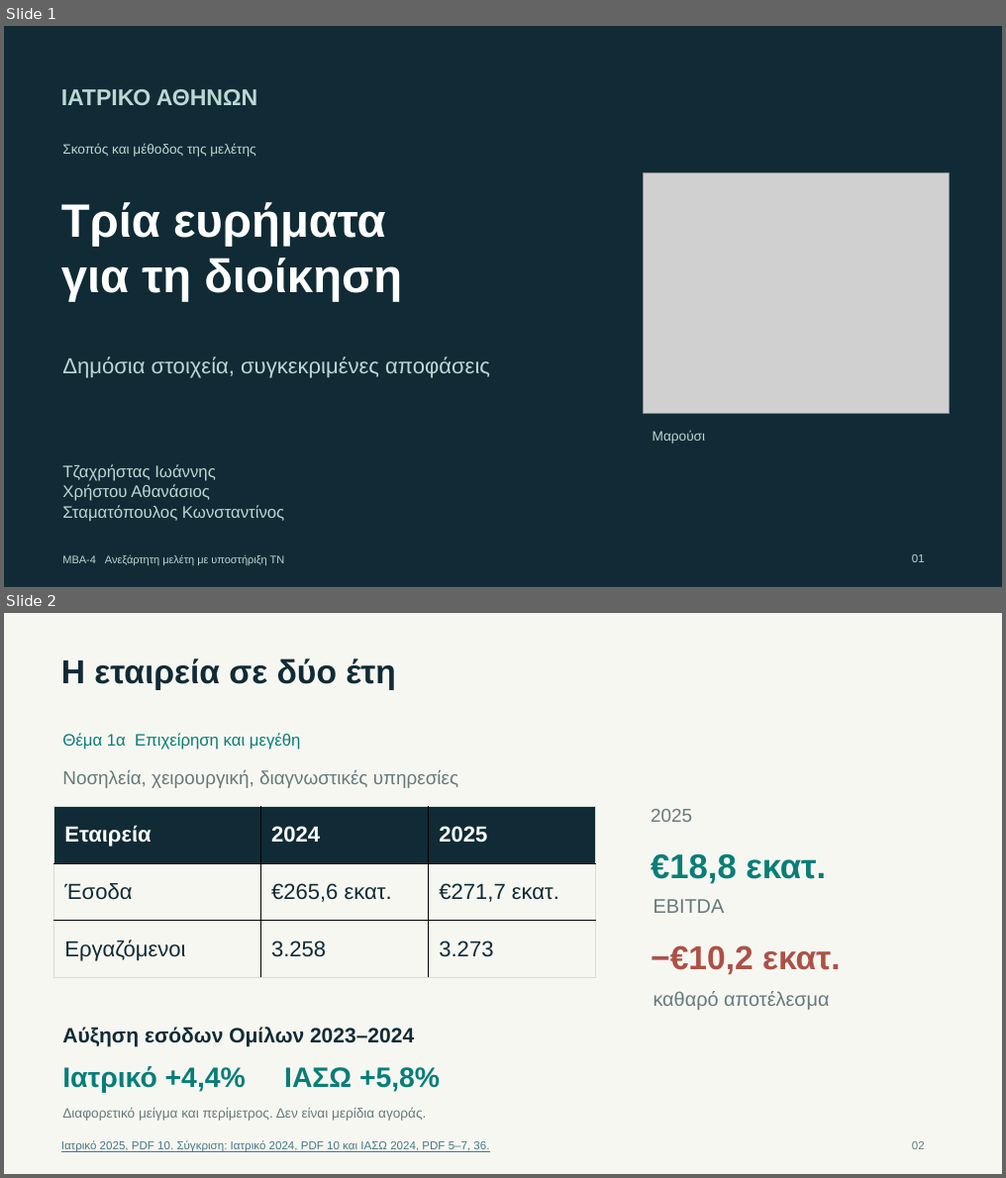
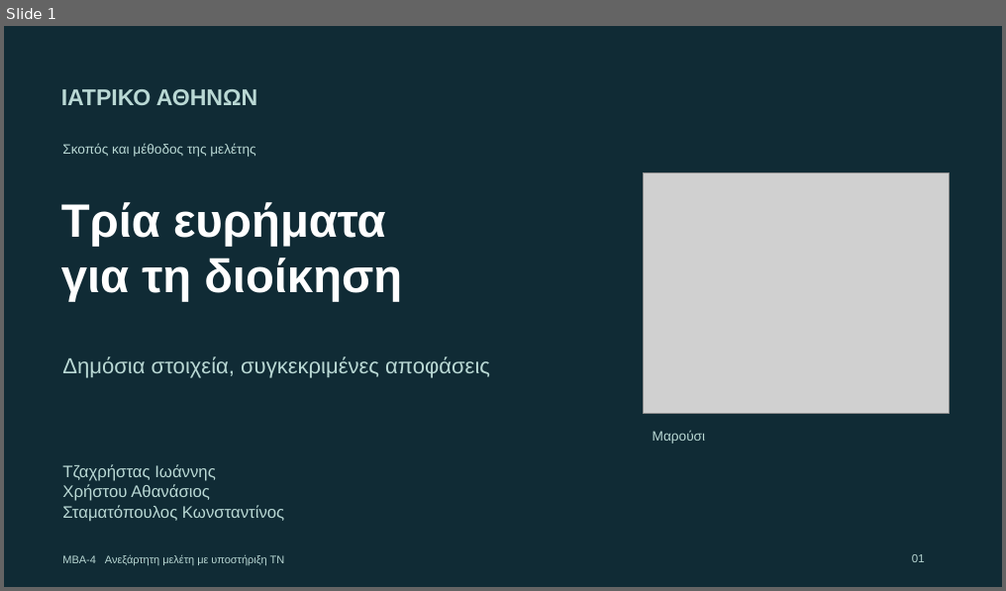
Before and after one commit to jtzach/iatriko-athinon-management, a slide deck: writing/CEO-Ιατρικό-Αθηνών-3-Ευρήματα.pptx. Shown one above the other, each under a label of ours: slides 1 and 2 before the commit, slide 1 after it. The pictures are 1006x1178 and 1006x591 pixels, drawn with LibreOffice and Linux fonts; fonts in the diff are those of the drawing; grey boxes stand for pictures. Boxes give left, top, right and bottom in pixels: in the first picture for what was removed or moved away, otherwise in the second. Text is boxed around its words. In the diff, an @@ line names an element or a change of style, - is before the commit and + after.

```diff
--- a/writing/CEO-Ιατρικό-Αθηνών-3-Ευρήματα.pptx
+++ b/writing/CEO-Ιατρικό-Αθηνών-3-Ευρήματα.pptx
@@ slide 2 removed at <box>4,613,1002,1174</box>, background #F7F7F2 @@
@@ text removed at <box>61,659,396,690</box> @@
-Η εταιρεία σε δύο έτη
@@ text removed at <box>62,733,301,750</box> @@
-Θέμα 1α Επιχείρηση και μεγέθη
@@ text removed at <box>62,770,458,788</box> @@
-Νοσηλεία, χειρουργική, διαγνωστικές υπηρεσίες
@@ table removed at <box>54,806,596,977</box>, 3 rows, 3 columns @@
-Εταιρεία | 2024 | 2025
-Έσοδα | €265,6 εκατ. | €271,7 εκατ.
-Εργαζόμενοι | 3.258 | 3.273
@@ text removed at <box>650,809,692,822</box> @@
-2025
@@ text removed at <box>650,855,826,884</box> @@
-€18,8 εκατ.
@@ text removed at <box>653,899,725,913</box> @@
-EBITDA
@@ text removed at <box>650,946,841,974</box> @@
-−€10,2 εκατ.
@@ text removed at <box>653,991,830,1010</box> @@
-καθαρό αποτέλεσμα
@@ text removed at <box>62,1027,414,1047</box> @@
-Αύξηση εσόδων Ομίλων 2023–2024
@@ text removed at <box>62,1066,440,1093</box> @@
-Ιατρικό +4,4% ΙΑΣΩ +5,8%
@@ text removed at <box>62,1107,426,1121</box> @@
-Διαφορετικό μείγμα και περίμετρος. Δεν είναι μερίδια αγοράς.
@@ text removed at <box>61,1141,489,1153</box> @@
-Ιατρικό 2025, PDF 10. Σύγκριση: Ιατρικό 2024, PDF 10 και ΙΑΣΩ 2024, PDF 5–7, 36.
@@ text removed at <box>912,1142,925,1150</box> @@
-02
```
Also in this commit, not shown: 1 slide changed, 5 slides added, 4 other slides removed, 35 other files.
